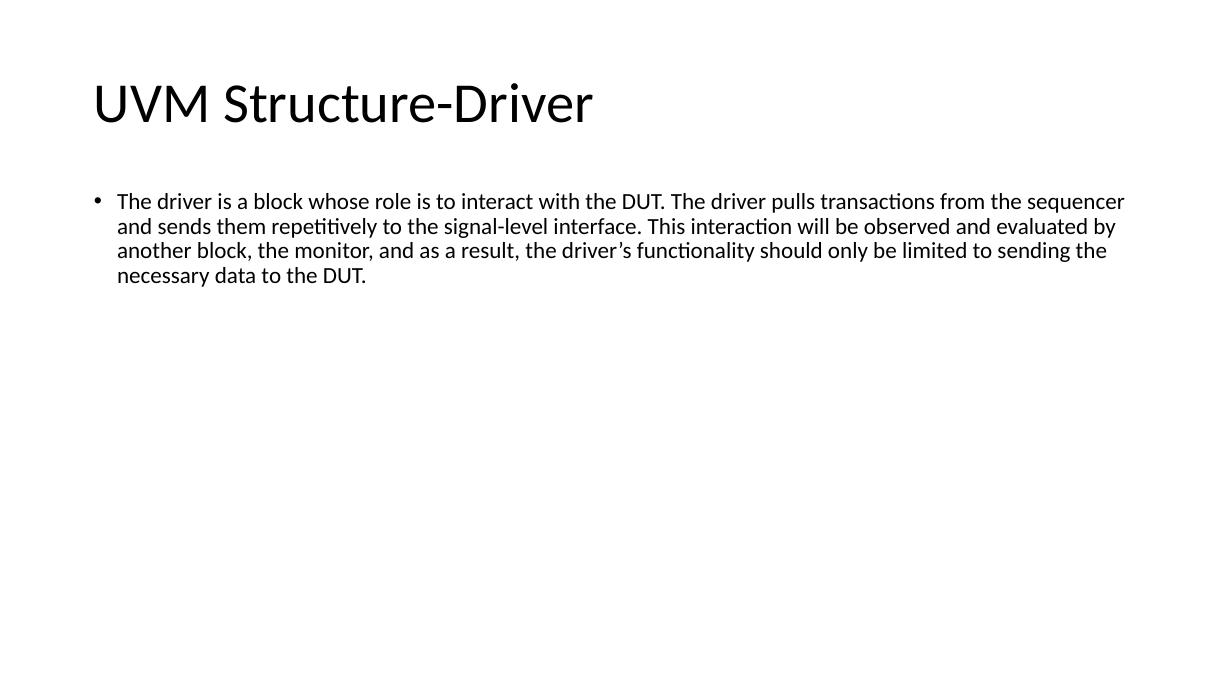
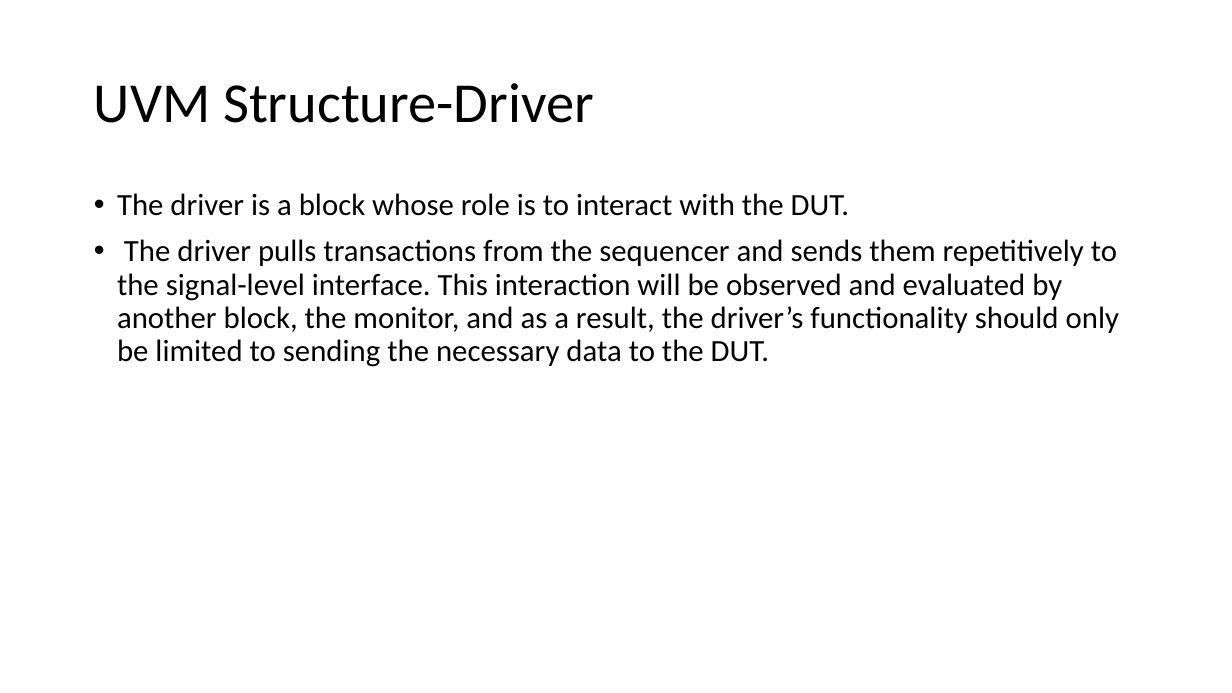
Before and after one commit to liotahuf/UVM_project, a slide deck: slide 8 of Final presentation.pptx. Drawn at 1232x693 pixels with LibreOffice and Linux fonts; fonts in the diff are those of the drawing. Boxes give left, top, right and bottom in pixels: in the first picture for what was removed or moved away, otherwise in the second. Text is boxed around its words. In the diff, an @@ line names an element or a change of style, - is before the commit and + after.

```diff
--- a/Final presentation.pptx
+++ b/Final presentation.pptx
@@ text at box(117, 193, 1119, 367): text changed; size 18 to 24 pt @@
-• The driver is a block whose role is to interact with the DUT. The driver pulls transactions from the sequencer and sends them repetitively to the signal-level interface. This interaction will be observed and evaluated by another block, the monitor, and as a result, the driver’s functionality should only be limited to sending the necessary data to the DUT.
+• The driver is a block whose role is to interact with the DUT.
+• The driver pulls transactions from the sequencer and sends them repetitively to the signal-level interface. This interaction will be observed and evaluated by another block, the monitor, and as a result, the driver’s functionality should only be limited to sending the necessary data to the DUT.
```
Also in this commit, not shown: 6 other slides changed.
